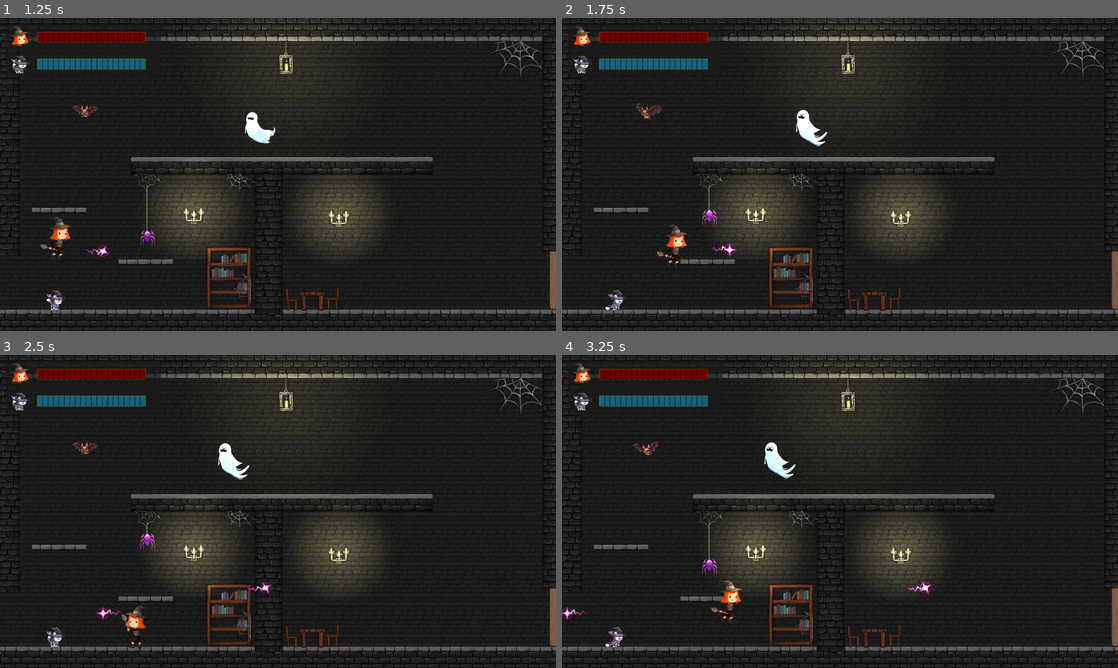
Above: before the commit, frames 1-4 (two rows, left to right).
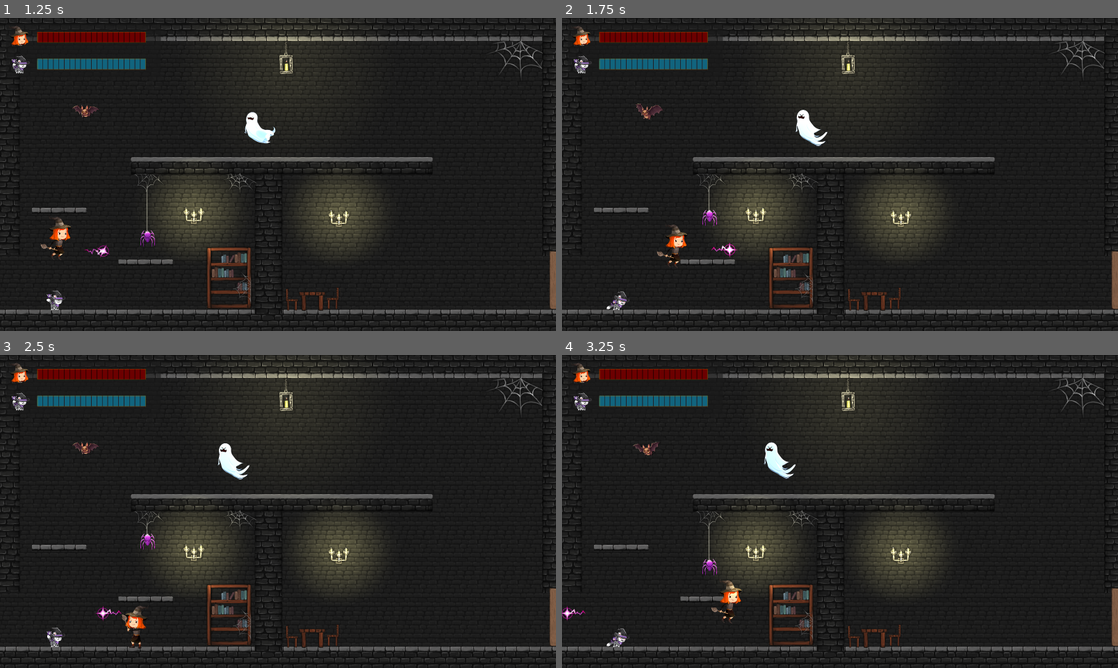
Above: after the commit, the same moments.

Repository: stellar-flame/cauldron
Game: Godot game, scene res://platformer/door1/Scene1.tscn
Two runs of this game, one before a commit and one after it. Both use one fixed random seed, a clock stepped at 60 frames per second and the inputs below.
Inputs:
- Up to frame 1 (1.25 s): tap Enter (luna_jump) at 0.5, 0.77 s; hold Right (luna_right) from 0.53 s (still down); tap E (luna_attack) at 0.6 s
- Up to frame 2 (1.75 s): keep holding Right (luna_right); tap X (stella_paw_attack) at 1.35 s; tap Enter (luna_jump) at 1.52 s
- Up to frame 3 (2.5 s): release Right (luna_right) at 2.03 s; hold Left (luna_left) from 2.03 s (still down); tap E (luna_attack) at 2.1 s
- Up to frame 4 (3.25 s): release Left (luna_left) at 2.78 s; hold Right (luna_right) from 2.78 s (still down); tap X (stella_paw_attack) at 2.85 s; tap Enter (luna_jump) at 3.02 s

Frame 1 is identical in both runs. In frame 2, 0.1% of the frame differs, in the area x 7-13%, y 86-94%; in frame 3, 0.1%; in frame 4, 0.2%, in the area x 7-67%, y 72-94%.

Commit message:
Damageable flash red when hit

Diff:
--- a/platformer/enemies/Damageable.gd
+++ b/platformer/enemies/Damageable.gd
@@ -4,7 +4,9 @@
 
 var health = Health.new()
 var enemy
-
+var sprite_transparency
+var Blood_scene = preload("res://platformer/enemies/particles/Blood.tscn")
+var blood_scene
 signal died
 
 func initialise(enemy, health_value):
@@ -12,12 +14,25 @@
 	health = Health.new()
 	health.init_health(health_value)
 	health.health_died.connect(_died)
+	sprite_transparency = 1
 
 func _died():
+	enemy.sprite.stop()
+
+	for i in 4:
+		enemy.visible = !enemy.visible
+		await enemy.get_tree().create_timer(0.2).timeout
+
 	emit_signal("died")
 	enemy.queue_free()
 
 func take_damage(damage):
 	if (health.current_health > 0):
-		enemy.sprite.modulate.a = 0.6
+		enemy.sprite.modulate = Color(1, 0, 0, 1) # R, G, B, A
+		await enemy.get_tree().create_timer(0.2).timeout
+		enemy.sprite.modulate = Color(1, 1, 1, 1) # R, G, B, A
+
+		if (sprite_transparency > 0.2):
+			sprite_transparency =  enemy.sprite.modulate.a - 0.2
+			enemy.sprite.modulate.a = sprite_transparency
 		health.reduce_health(damage)
--- a/platformer/enemies/particles/Blood.gd
+++ b/platformer/enemies/particles/Blood.gd
@@ -10,8 +10,8 @@
 func _process(delta):
 	pass
 
-func splatter(dir = 1):
-	direction.x = dir
+func splatter():
 	emitting = true
 	await get_tree().create_timer(lifetime).timeout
 	emitting = false
+	queue_free()
--- a/platformer/players/CharacterAnimation.gd
+++ b/platformer/players/CharacterAnimation.gd
@@ -24,7 +24,7 @@
 		state = "dead"
 	elif (state == "dead"):
 		for i in 4:
-			self_modulate.a = 0.5
-			await get_tree().create_timer(0.3).timeout
+			visible = !visible
+			await get_tree().create_timer(0.2).timeout
 
 		emit_signal("died")
--- a/platformer/players/luna/Spell.gd
+++ b/platformer/players/luna/Spell.gd
@@ -11,9 +11,11 @@
 		$AnimatedSprite2D.flip_h = true
 	position += direction * delta * speed
 
-
+#This is when spells hits a wall
 func _on_body_entered(body):
-	attack(body)
+	if (body.is_in_group("enemy")):
+		body.damageable.take_damage(5)
+	queue_free()
 
 
 func _on_area_entered(area):
--- a/platformer/players/stella/Stella.tscn
+++ b/platformer/players/stella/Stella.tscn
@@ -1,19 +1,13 @@
-[gd_scene load_steps=78 format=3 uid="uid://7jopf8qqxkmc"]
+[gd_scene load_steps=66 format=3 uid="uid://7jopf8qqxkmc"]
 
 [ext_resource type="Script" path="res://platformer/players/stella/Stella.gd" id="1_llmu7"]
 [ext_resource type="Texture2D" uid="uid://bvnbrqvjfex6x" path="res://assets/stella/11_gameover/skeleton-11_gameover_00.png" id="2_620iv"]
 [ext_resource type="Texture2D" uid="uid://b87vmahbwnsks" path="res://assets/stella/01_idle/skeleton-01_idle_00.png" id="2_dh3j1"]
-[ext_resource type="Texture2D" uid="uid://ci5p51mxugrn5" path="res://assets/stella/05_gethit/skeleton-05_gethit_0.png" id="2_glkmh"]
-[ext_resource type="Texture2D" uid="uid://cusacke6m2sf0" path="res://assets/stella/05_gethit/skeleton-05_gethit_1.png" id="3_5ckuu"]
 [ext_resource type="Texture2D" uid="uid://b0pey6huj3igr" path="res://assets/stella/01_idle/skeleton-01_idle_01.png" id="3_rfo7d"]
 [ext_resource type="Texture2D" uid="uid://bvhjsr6xdyo0i" path="res://assets/stella/01_idle/skeleton-01_idle_02.png" id="4_5lonq"]
-[ext_resource type="Texture2D" uid="uid://bdmgmdhyixw2d" path="res://assets/stella/05_gethit/skeleton-05_gethit_2.png" id="4_lyp2p"]
 [ext_resource type="Texture2D" uid="uid://b4g3e14oxctwe" path="res://assets/stella/01_idle/skeleton-01_idle_03.png" id="5_f1csg"]
-[ext_resource type="Texture2D" uid="uid://c164747i5tehv" path="res://assets/stella/05_gethit/skeleton-05_gethit_3.png" id="5_jq63w"]
 [ext_resource type="Texture2D" uid="uid://cj55fpfttelc5" path="res://assets/stella/01_idle/skeleton-01_idle_04.png" id="6_3nify"]
 [ext_resource type="Texture2D" uid="uid://go5pvu3pgadu" path="res://assets/stella/11_gameover/skeleton-11_gameover_04.png" id="6_7mbo0"]
-[ext_resource type="Texture2D" uid="uid://bt0qrgqkku50x" path="res://assets/stella/05_gethit/skeleton-05_gethit_4.png" id="6_ce8q1"]
-[ext_resource type="Texture2D" uid="uid://c5j7w6s7jbaxc" path="res://assets/stella/05_gethit/skeleton-05_gethit_5.png" id="7_ihv0i"]
 [ext_resource type="Texture2D" uid="uid://c0sci1rl6x8te" path="res://assets/stella/01_idle/skeleton-01_idle_05.png" id="7_rslu1"]
 [ext_resource type="Texture2D" uid="uid://cmg85t45saged" path="res://assets/stella/01_idle/skeleton-01_idle_06.png" id="8_7ccmc"]
 [ext_resource type="Texture2D" uid="uid://xrwto568d6qo" path="res://assets/stella/05_gethit/skeleton-05_gethit_6.png" id="8_5086a"]
@@ -46,20 +40,14 @@
 [ext_resource type="Texture2D" uid="uid://1nm1ufv8isrf" path="res://assets/stella/02_jump/skeleton-02_jump_07.png" id="29_w318h"]
 [ext_resource type="Texture2D" uid="uid://d0o8xl1ap5g8u" path="res://assets/stella/02_jump/skeleton-02_jump_08.png" id="30_u45h8"]
 [ext_resource type="Texture2D" uid="uid://bufu5mjj5dpxa" path="res://assets/stella/02_jump/skeleton-02_jump_09.png" id="31_7bi41"]
-[ext_resource type="Texture2D" uid="uid://b6o0is6lq58yj" path="res://assets/stella/06_paw_atk/skeleton-06_paw_atk_00.png" id="32_6xc0o"]
 [ext_resource type="Texture2D" uid="uid://sgyarvhja8gk" path="res://assets/stella/06_paw_atk/skeleton-06_paw_atk_01.png" id="33_30qvd"]
 [ext_resource type="Texture2D" uid="uid://dq45xveum1rhp" path="res://assets/stella/06_paw_atk/skeleton-06_paw_atk_02.png" id="34_igh6a"]
 [ext_resource type="Texture2D" uid="uid://cshilwekb1snr" path="res://assets/stella/06_paw_atk/skeleton-06_paw_atk_03.png" id="35_8cyxj"]
 [ext_resource type="Texture2D" uid="uid://7up342qoc5t6" path="res://assets/stella/06_paw_atk/skeleton-06_paw_atk_04.png" id="36_kg0sb"]
-[ext_resource type="Texture2D" uid="uid://cywabsqwtcn35" path="res://assets/stella/06_paw_atk/skeleton-06_paw_atk_05.png" id="37_1ossm"]
-[ext_resource type="Texture2D" uid="uid://dyqhf3uqx6ry2" path="res://assets/stella/06_paw_atk/skeleton-06_paw_atk_06.png" id="38_lqr3k"]
-[ext_resource type="Texture2D" uid="uid://bm1mmx31w4rab" path="res://assets/stella/06_paw_atk/skeleton-06_paw_atk_07.png" id="39_quaod"]
-[ext_resource type="Texture2D" uid="uid://6tklv4v6010x" path="res://assets/stella/06_paw_atk/skeleton-06_paw_atk_08.png" id="40_vflvw"]
 [ext_resource type="Texture2D" uid="uid://btrpttco8c7s4" path="res://assets/stella/06_paw_atk/skeleton-06_paw_atk_09.png" id="41_uhyer"]
 [ext_resource type="Texture2D" uid="uid://bu1cu848hifc6" path="res://assets/stella/06_paw_atk/skeleton-06_paw_atk_10.png" id="42_66anj"]
 [ext_resource type="Texture2D" uid="uid://bacdfdhb5qw0y" path="res://assets/stella/06_paw_atk/skeleton-06_paw_atk_11.png" id="43_805me"]
 [ext_resource type="Texture2D" uid="uid://4r5wsapbqhsq" path="res://assets/stella/06_paw_atk/skeleton-06_paw_atk_12.png" id="44_5dv64"]
-[ext_resource type="Texture2D" uid="uid://dw81afn1ic5l7" path="res://assets/stella/06_paw_atk/skeleton-06_paw_atk_13.png" id="45_7ityh"]
 [ext_resource type="Texture2D" uid="uid://b7gxp6mckdfqv" path="res://assets/stella/06_paw_atk/skeleton-06_paw_atk_14.png" id="46_2hmlo"]
 [ext_resource type="Texture2D" uid="uid://ikkrcglpw0eb" path="res://assets/stella/04_running/skeleton-04_running_00.png" id="47_yk7f2"]
 [ext_resource type="Texture2D" uid="uid://cnmyqs5buacd0" path="res://assets/stella/04_running/skeleton-04_running_01.png" id="48_w3yho"]
@@ -110,24 +98,6 @@
 }, {
 "frames": [{
 "duration": 1.0,
-"texture": ExtResource("2_glkmh")
-}, {
-"duration": 1.0,
-"texture": ExtResource("3_5ckuu")
-}, {
-"duration": 1.0,
-"texture": ExtResource("4_lyp2p")
-}, {
-"duration": 1.0,
-"texture": ExtResource("5_jq63w")
-}, {
-"duration": 1.0,
-"texture": ExtResource("6_ce8q1")
-}, {
-"duration": 1.0,
-"texture": ExtResource("7_ihv0i")
-}, {
-"duration": 1.0,
 "texture": ExtResource("8_5086a")
 }, {
 "duration": 1.0,
@@ -239,9 +209,6 @@
 }, {
 "frames": [{
 "duration": 1.0,
-"texture": ExtResource("32_6xc0o")
-}, {
-"duration": 1.0,
 "texture": ExtResource("33_30qvd")
 }, {
 "duration": 1.0,
@@ -254,18 +221,6 @@
 "texture": ExtResource("36_kg0sb")
 }, {
 "duration": 1.0,
-"texture": ExtResource("37_1ossm")
-}, {
-"duration": 1.0,
-"texture": ExtResource("38_lqr3k")
-}, {
-"duration": 1.0,
-"texture": ExtResource("39_quaod")
-}, {
-"duration": 1.0,
-"texture": ExtResource("40_vflvw")
-}, {
-"duration": 1.0,
 "texture": ExtResource("41_uhyer")
 }, {
 "duration": 1.0,
@@ -276,9 +231,6 @@
 }, {
 "duration": 1.0,
 "texture": ExtResource("44_5dv64")
-}, {
-"duration": 1.0,
-"texture": ExtResource("45_7ityh")
 }, {
 "duration": 1.0,
 "texture": ExtResource("46_2hmlo")
@@ -343,7 +295,7 @@
 scale = Vector2(0.1, 0.1)
 sprite_frames = SubResource("SpriteFrames_i32wk")
 animation = &"paw_attack"
-frame = 14
+frame = 8
 frame_progress = 1.0
 script = ExtResource("74_4uqyv")
 
